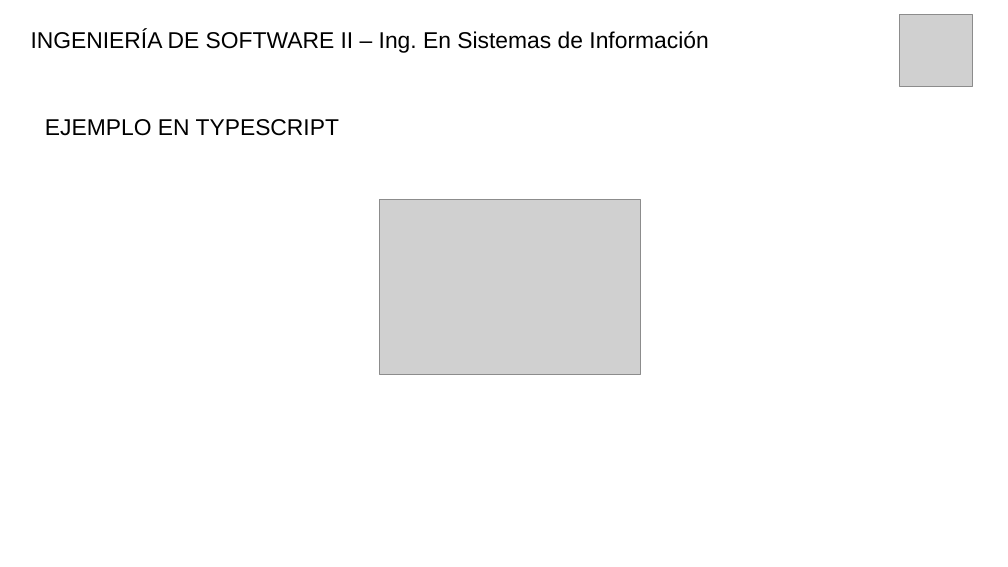
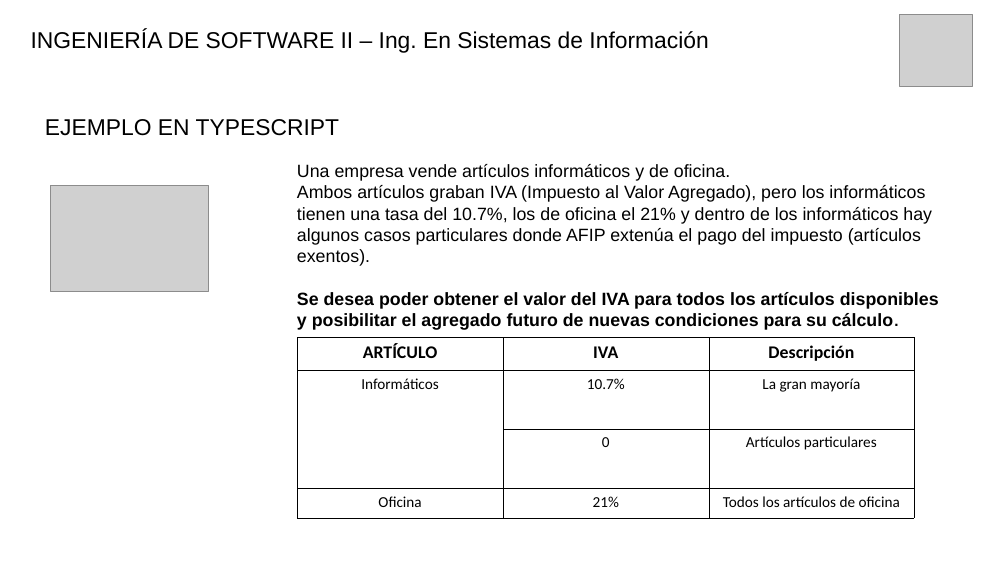
Before and after one commit to fabiodmk/factorypatternjava, a slide deck: slide 11 of Documentación/Factory Pattern.pptx. Drawn at 1008x567 pixels with LibreOffice and Linux fonts; fonts in the diff are those of the drawing; grey boxes stand for pictures. Boxes give left, top, right and bottom in pixels: in the first picture for what was removed or moved away, otherwise in the second. Text is boxed around its words. In the diff, an @@ line names an element or a change of style, - is before the commit and + after.

```diff
--- a/Documentación/Factory Pattern.pptx
+++ b/Documentación/Factory Pattern.pptx
@@ text added at [297, 164, 939, 330], 14 pt, text #000000 @@
+Una empresa vende artículos informáticos y de oficina.
+Ambos artículos graban IVA (Impuesto al Valor Agregado), pero los informáticos tienen una tasa del 10.7%, los de oficina el 21% y dentro de los informáticos hay algunos casos particulares donde AFIP extenúa el pago del impuesto (artículos exentos).
+Se desea poder obtener el valor del IVA para todos los artículos disponibles y posibilitar el agregado futuro de nuevas condiciones para su cálculo.
@@ picture: place and size @@
-picture at [380, 200, 641, 375]
+picture at [50, 186, 209, 291]
@@ table added at [297, 338, 915, 519], 4 rows, 3 columns @@
+ARTÍCULO | IVA | Descripción
+Informáticos | 10.7% | La gran mayoría
+ | 0 | Artículos particulares
+Oficina | 21% | Todos los artículos de oficina
```
Also in this commit, not shown: 13 other slides changed, 11 other files.
